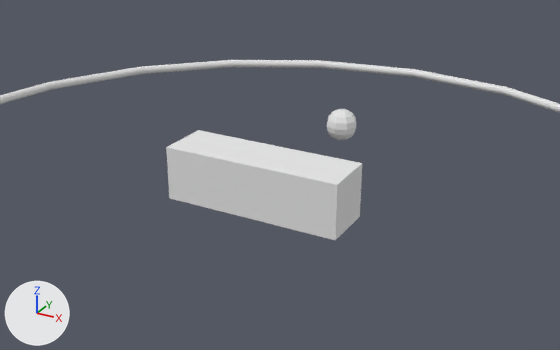
What one commit did to the Blender file meshes/meshes.blend.
Camera for both pictures: a camera (50 mm lens) standing at (1.88, -3.23, 1.67) and looking at (-0.02, 0.24, -0.06). Lighting does not change. The marker at lower left points along +X, +Y and +Z.
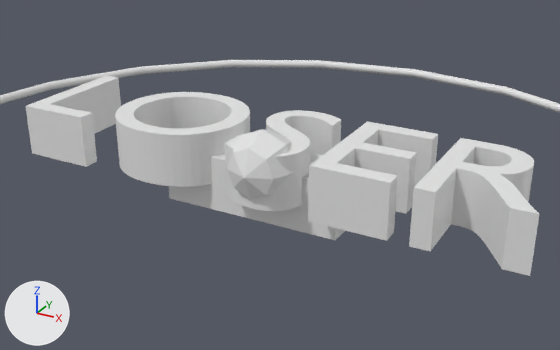
Where the newer file only moved an object's origin or applied its transform, the numbers keep the older frame.

The change in detail:
me_ball has 58 vertices, 64 faces and spans x -1.0..1.0, y -1.0..1.0, z -1.0..1.0.
me_ball is used by ob_sphere; location (0.0, 1.0, 0.0); scale (0.1, 0.1, 0.1).
me_ball part 1: the whole mesh is moved by (0.0, -10.0, 0.0).
Mesh me_cutext is new.
It has 660 vertices, 978 faces and spans x -1.35..1.45, y -0.3..0.4, z 0.0..0.29.
Mesh me_sphere is new.
It has 73 vertices, 72 faces and spans x -0.065..0.302, y -0.375..0.207, z 0.008..0.375.
Object 'losertext' (ob_losertext) is new; it shows me_cutext.
Its location is (0.0, 0.0, 0.0).
Object 'bomb' (ob_bomb) is new; it shows me_sphere.
Its location is (0.0, 0.0, 0.0).

Changed parts and their boxes (x1, y1, x2, y2) in the pictures (560 x 350 px):
'losertext', added: after (26, 75, 539, 276)
'bomb', added: after (226, 129, 296, 199)
'Sphere', mesh moved (not visible afterwards): before (327, 109, 356, 140)
'Cube', unchanged, covered by the edit: before (166, 130, 362, 240); after (169, 153, 345, 240)
